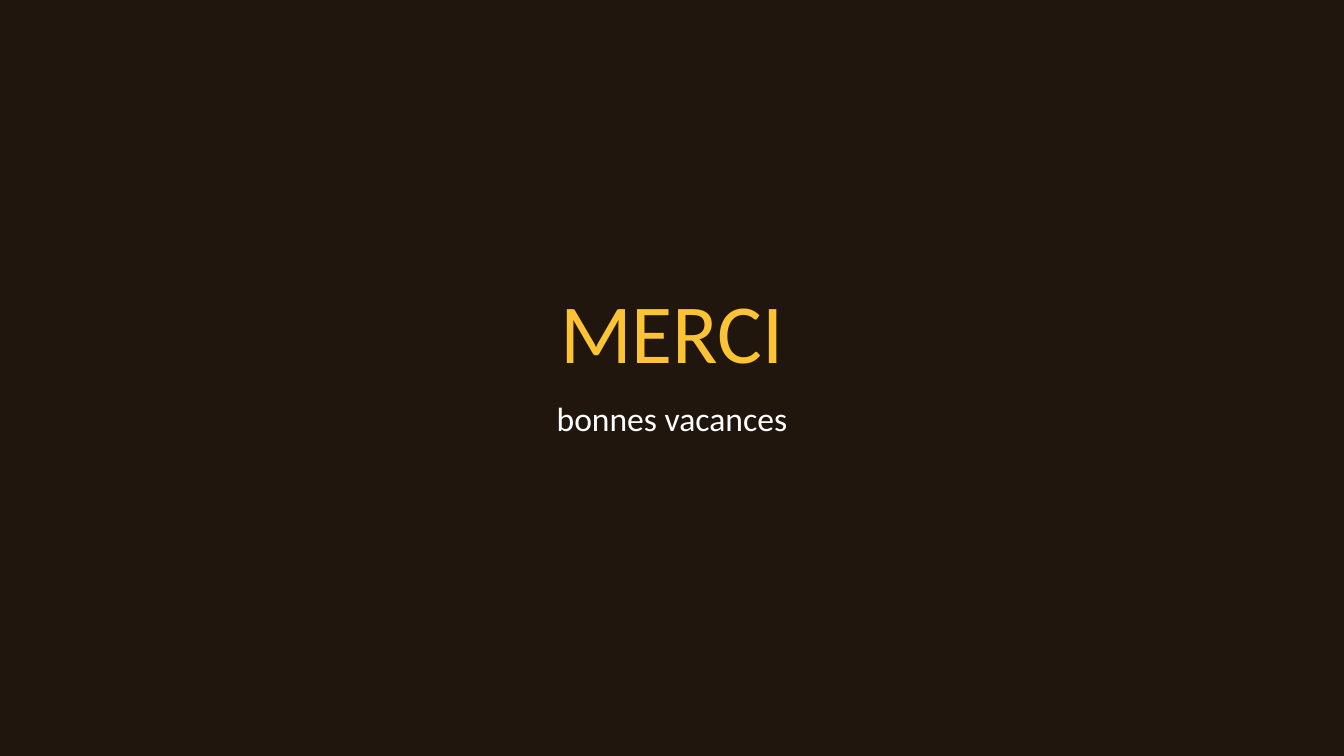
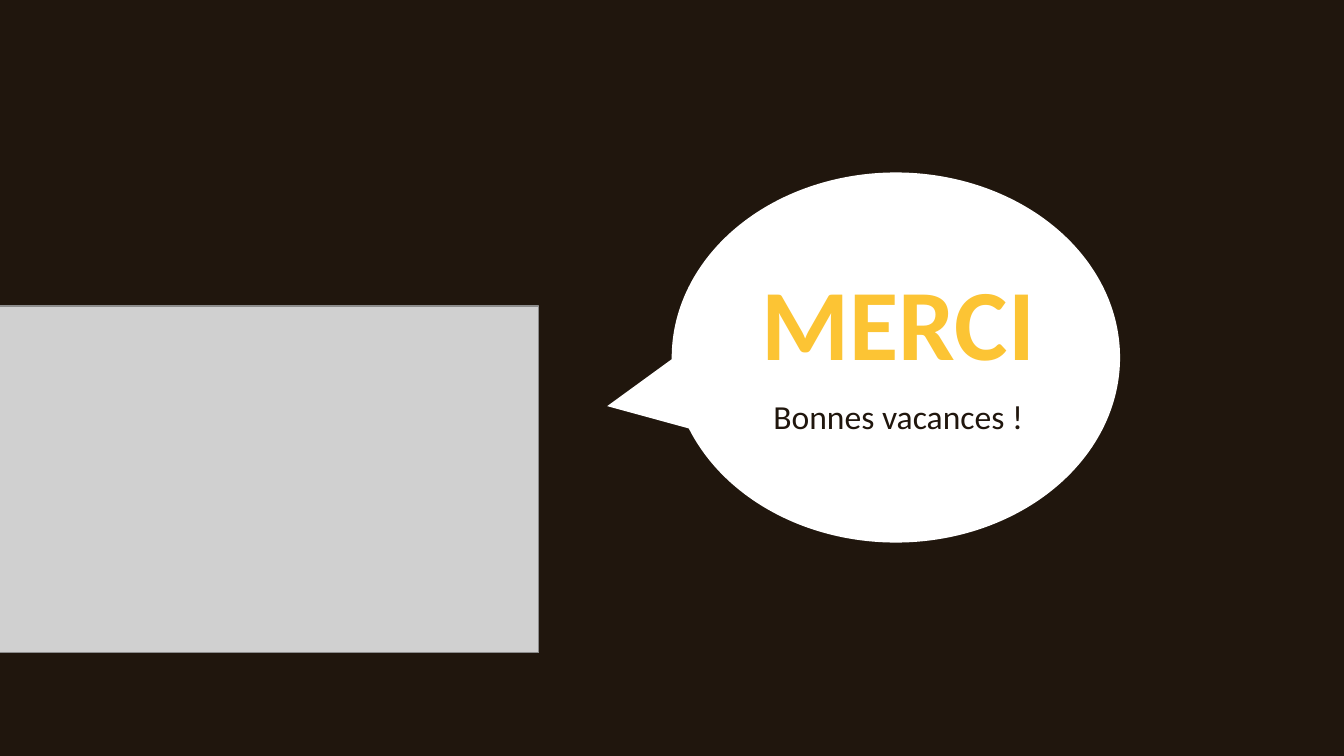
Before and after one commit to gdgaetan/openbee, a slide deck: slide 21 of présentation.pptx (slide 14 before the commit). Drawn at 1344x756 pixels with LibreOffice and Linux fonts; fonts in the diff are those of the drawing; grey boxes stand for pictures. Boxes give left, top, right and bottom in pixels: in the first picture for what was removed or moved away, otherwise in the second. Text is boxed around its words. In the diff, an @@ line names an element or a change of style, - is before the commit and + after.

```diff
--- a/présentation.pptx
+++ b/présentation.pptx
@@ title "MERCI": place and size @@
-title "MERCI" at [560, 308, 783, 364]
+title "MERCI" at [762, 294, 1035, 361]
@@ title "MERCI" at [762, 294, 1035, 361]: size 60 to 72 pt, bold on @@
@@ speech bubble added at [671, 172, 1120, 542], fill #FFFFFF @@
@@ picture added at [0, 307, 539, 653] @@
@@ subtitle at [773, 407, 1004, 430]: text changed; text colour #FFFFFF to #20160D @@
-bonnes vacances
+Bonnes vacances !
```
Also in this commit, not shown: 10 other slides changed, 8 slides added, 1 slide removed, 1 other file.
